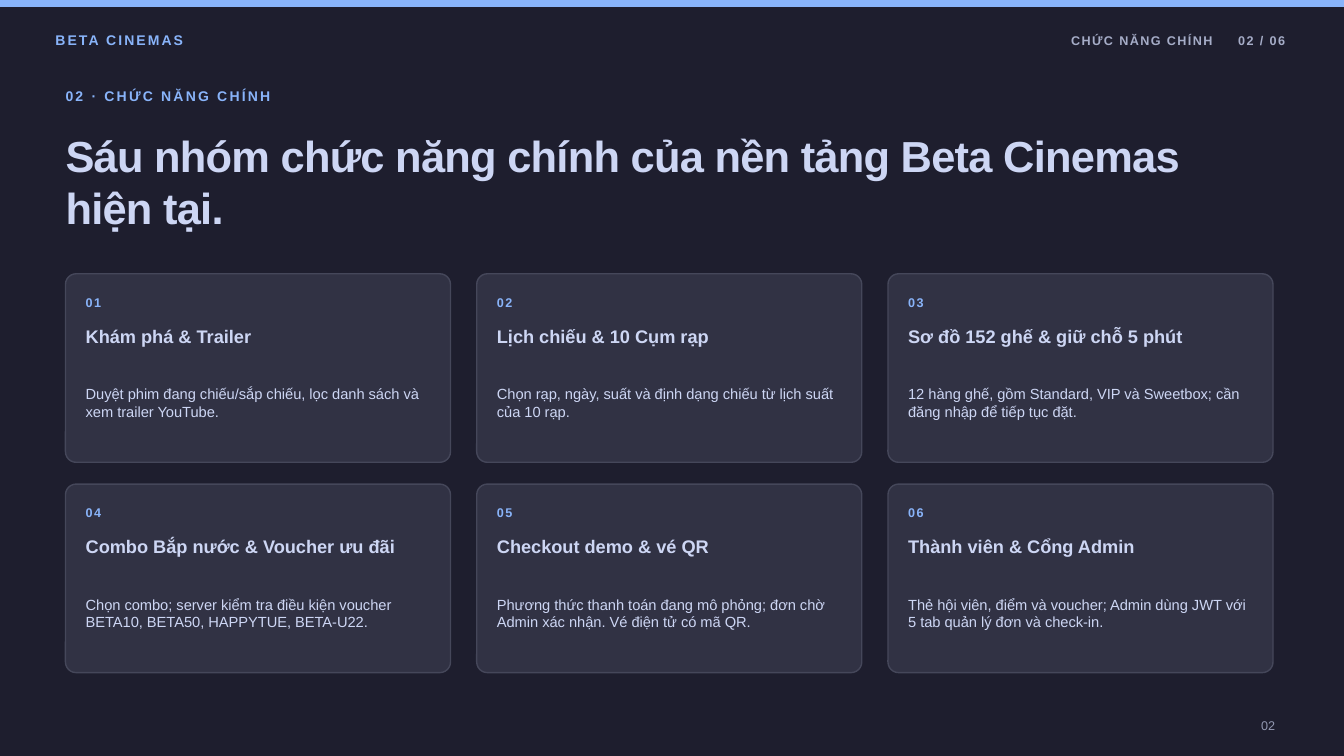
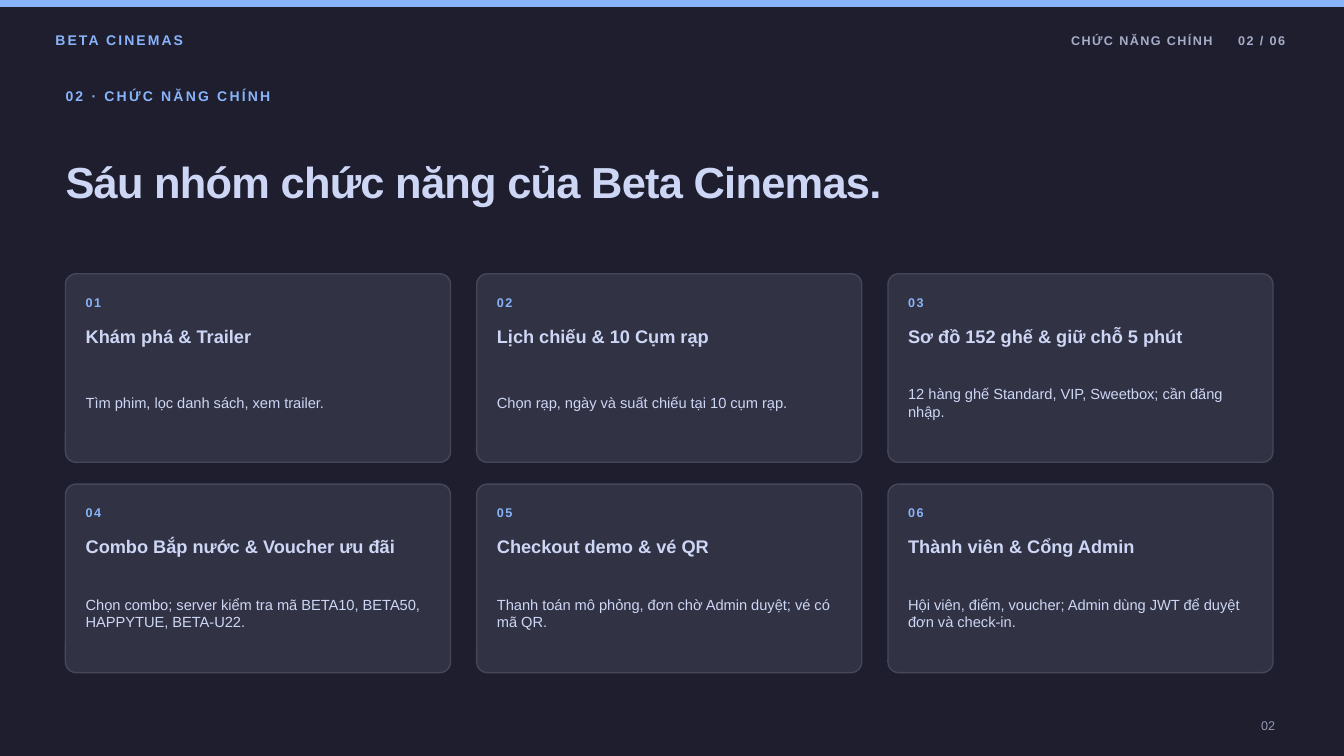
Before and after one commit to AsakiYuki/web2064-fa26, a slide deck: slide 2 of Beta-Cinemas-Presentation.odp. Drawn at 1344x756 pixels with LibreOffice and Linux fonts; fonts in the diff are those of the drawing. Boxes give left, top, right and bottom in pixels: in the first picture for what was removed or moved away, otherwise in the second. Text is boxed around its words. In the diff, an @@ line names an element or a change of style, - is before the commit and + after.

Commit message:
docs(presentation): reduce slide text

```diff
--- a/Beta-Cinemas-Presentation.odp
+++ b/Beta-Cinemas-Presentation.odp
@@ text at (66, 165, 882, 206): text changed @@
-Sáu nhóm chức năng chính của nền tảng Beta Cinemas hiện tại.
+Sáu nhóm chức năng của Beta Cinemas.
@@ text at (908, 388, 1223, 420): text changed @@
-12 hàng ghế, gồm Standard, VIP và Sweetbox; cần đăng nhập để tiếp tục đặt.
+12 hàng ghế Standard, VIP, Sweetbox; cần đăng nhập.
@@ text at (86, 397, 324, 411): text changed @@
-Duyệt phim đang chiếu/sắp chiếu, lọc danh sách và xem trailer YouTube.
+Tìm phim, lọc danh sách, xem trailer.
@@ text at (497, 396, 787, 411): text changed @@
-Chọn rạp, ngày, suất và định dạng chiếu từ lịch suất của 10 rạp.
+Chọn rạp, ngày và suất chiếu tại 10 cụm rạp.
@@ text at (86, 598, 420, 629): text changed @@
-Chọn combo; server kiểm tra điều kiện voucher BETA10, BETA50, HAPPYTUE, BETA-U22.
+Chọn combo; server kiểm tra mã BETA10, BETA50, HAPPYTUE, BETA-U22.
@@ text at (497, 599, 829, 630): text changed @@
-Phương thức thanh toán đang mô phỏng; đơn chờ Admin xác nhận. Vé điện tử có mã QR.
+Thanh toán mô phỏng, đơn chờ Admin duyệt; vé có mã QR.
@@ text at (908, 598, 1240, 627): text changed @@
-Thẻ hội viên, điểm và voucher; Admin dùng JWT với 5 tab quản lý đơn và check-in.
+Hội viên, điểm, voucher; Admin dùng JWT để duyệt đơn và check-in.
```
Also in this commit, not shown: 5 other slides changed.
